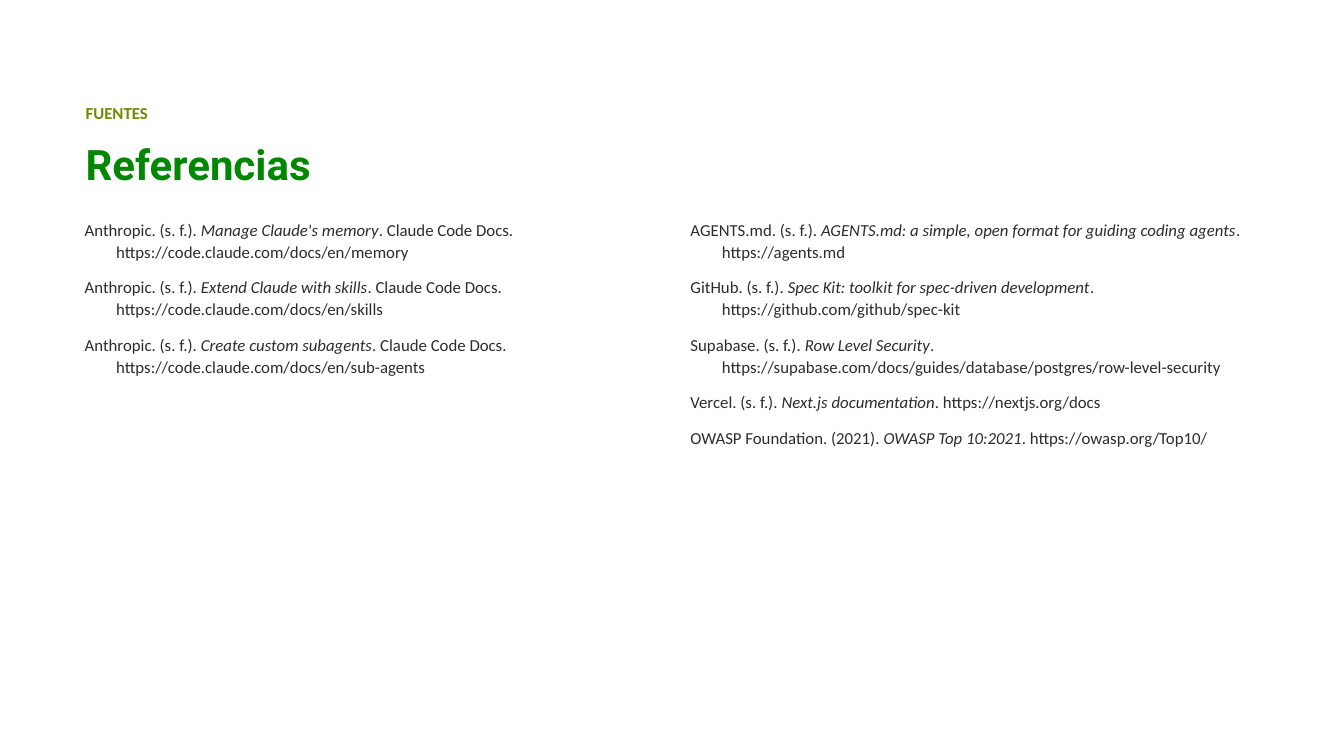
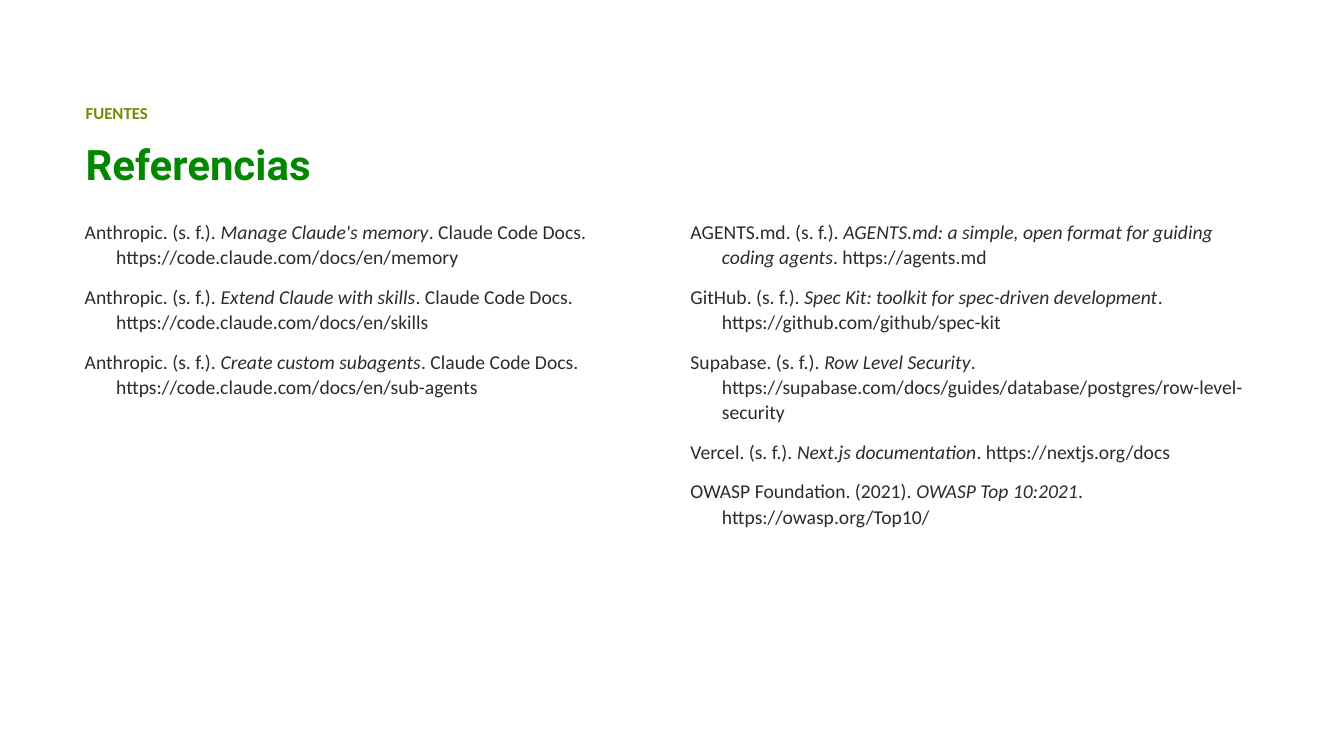
Before and after one commit to juandadevp/cuentasclaras, a slide deck: slide 18 of docs/Exposicion_Cuentas_Claras.pptx (slide 14 before the commit). Drawn at 1344x756 pixels with LibreOffice and Linux fonts; fonts in the diff are those of the drawing; background and template pictures are left out. Boxes give left, top, right and bottom in pixels: in the first picture for what was removed or moved away, otherwise in the second. Text is boxed around its words. In the diff, an @@ line names an element or a change of style, - is before the commit and + after.

```diff
--- a/docs/Exposicion_Cuentas_Claras.pptx
+++ b/docs/Exposicion_Cuentas_Claras.pptx
@@ text "Anthropic. (s. f.). Manage Claude's ..." at [85,225,586,398]: size 12 to 14 pt @@
@@ text "AGENTS.md. (s. f.). AGENTS.md: a ..." at [690,225,1242,528]: size 12 to 14 pt @@
```
Also in this commit, not shown: 8 other slides changed, 6 slides added, 2 slides removed.
